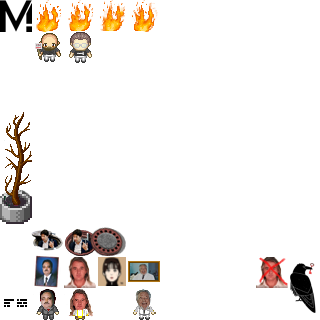
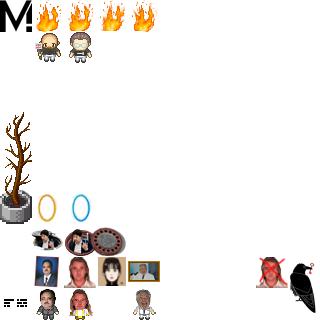
Comparing the layer stacks of the two 320px x 320px images. Changes:
painted on "Bratzo-ALT" over (37, 193, 92, 223)
painted on "Bratzo" over (37, 193, 92, 223)
added layer "Portal Blue" above "Portal Orange" over (37, 193, 92, 223)
added layer "Portal Orange" above "Malebene 1(eingefügt)" over (37, 193, 92, 223)
